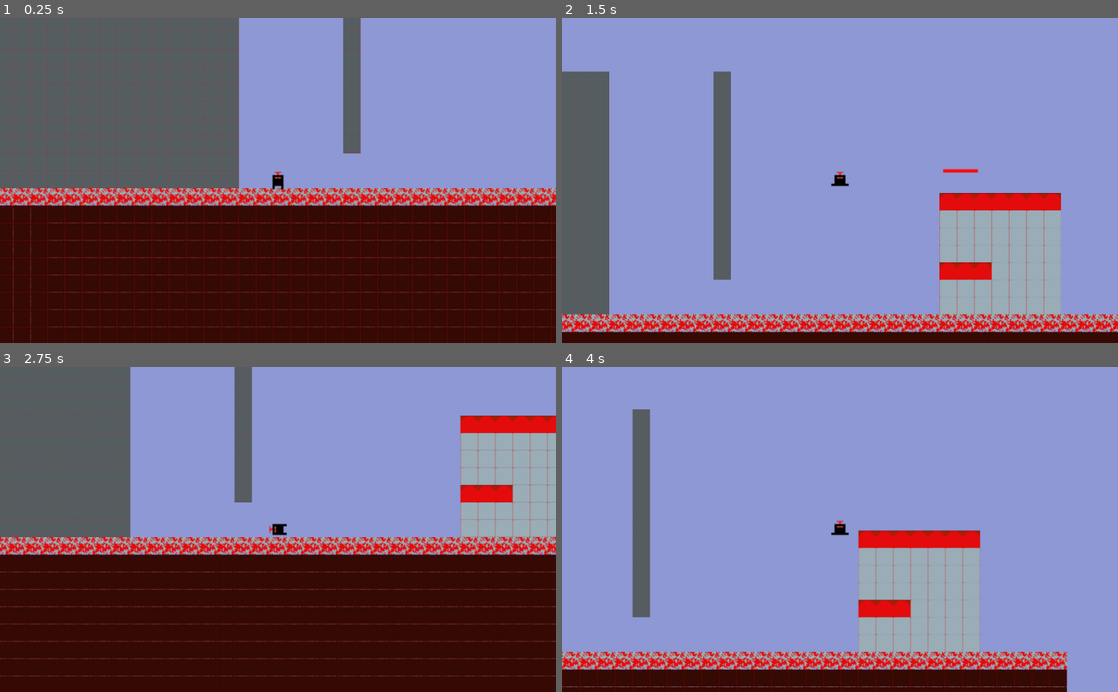
Above: before the commit, frames 1-4 (two rows, left to right).
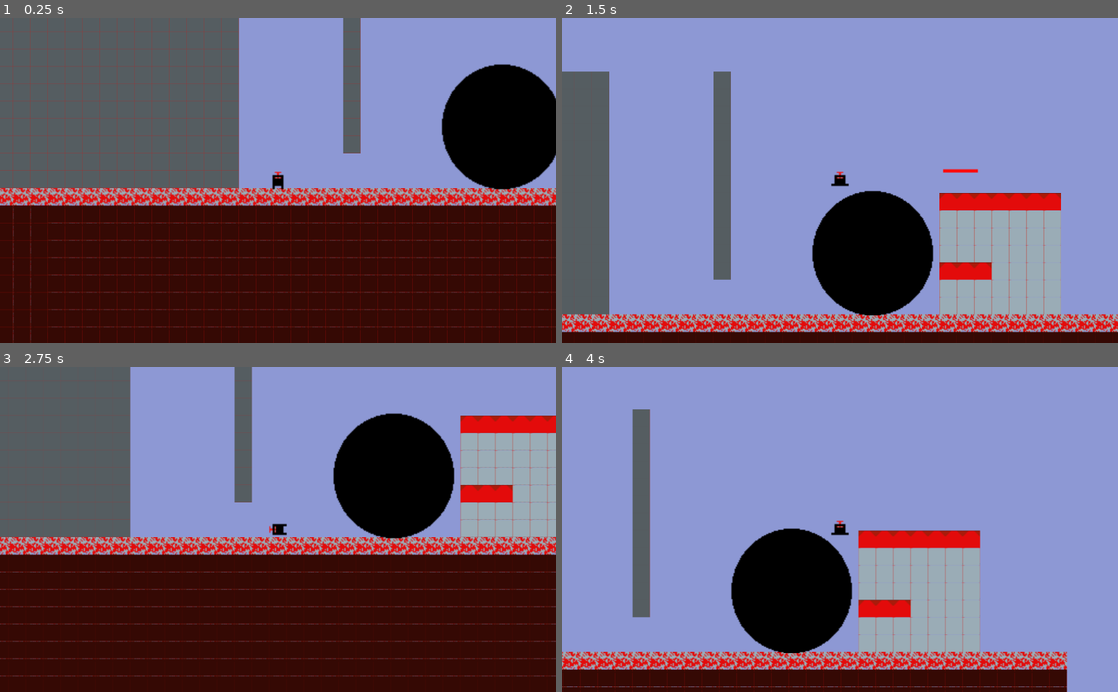
Above: after the commit, the same moments.

Repository: tompasini/Born4Lazers
Game: Godot game, scene res://Worlds/Red World/RedLevel10.tscn
Two runs of this game, one before a commit and one after it. Both use one fixed random seed, a clock stepped at 60 frames per second and the inputs below. This scene is started directly instead of the project's main scene.
Inputs (mouse positions are in pixels of both pictures, inside the frame that each line leads up to):
- Up to frame 1 (0.25 s): no input
- Up to frame 2 (1.5 s): tap Enter at 0.5 s; move the mouse to (962, 164) at 0.52 s; hold Shift (run) 0.53-1.28 s; hold D (right) from 0.53 s (still down); tap Space (jump) at 0.77, 1.07 s; move the mouse to (728, 196) at 1.27 s; click (728, 196) at 1.35 s
- Up to frame 3 (2.75 s): tap Space (jump) at 1.52, 1.82 s; move the mouse to (333, 458) at 2.02 s; release D (right) at 2.03 s; hold A (left) from 2.03 s (still down); hold Shift (run) from 2.03 s (still down)
- Up to frame 4 (4 s): move the mouse to (812, 594) at 2.77 s; release A (left) at 2.78 s; release Shift (run) at 2.78 s; hold D (right) from 2.78 s (still down); click (812, 594) at 2.85 s; tap Space (jump) at 3.02, 3.32, 3.77 s; move the mouse to (1006, 578) at 3.52 s; hold Shift (run) from 3.53 s (still down)

The runs differ from the first frame. In frame 1, 6.5% of the frame differs, in the area x 79-100%, y 14-53%; in frame 2, 6.6%; in frame 3, 6.6%, in the area x 59-82%, y 14-53%; in frame 4, 6.6%.

Commit message:
boss test, and push test

Diff:
--- a/Worlds/Red World/RedLevel10.tscn
+++ b/Worlds/Red World/RedLevel10.tscn
@@ -1,7 +1,8 @@
-[gd_scene load_steps=12 format=2]
+[gd_scene load_steps=13 format=2]
 
 [ext_resource path="res://Enemies/Eyebes.tscn" type="PackedScene" id=1]
 [ext_resource path="res://LZer.tscn" type="PackedScene" id=2]
+[ext_resource path="res://Test Boss Size 128.png" type="Texture" id=3]
 [ext_resource path="res://Enemies/RedBat.tscn" type="PackedScene" id=4]
 [ext_resource path="res://Interactables/Switches/RedSwitch.tscn" type="PackedScene" id=5]
 [ext_resource path="res://Scripts/Level.gd" type="Script" id=7]
@@ -98,5 +99,9 @@
 limit_bottom = 600
 limit_smoothed = true
 
+[node name="Sprite2" type="Sprite" parent="."]
+position = Vector2( 291, 161 )
+texture = ExtResource( 3 )
+
 [connection signal="body_entered" from="FallZone" to="LZer" method="_on_FallZone_body_entered"]
 [connection signal="body_entered" from="Switch" to="." method="_on_Switch_body_entered"]
Binary file added: Test Boss Size 128.png
Not shown, added: Test Boss Size 128.png.import
